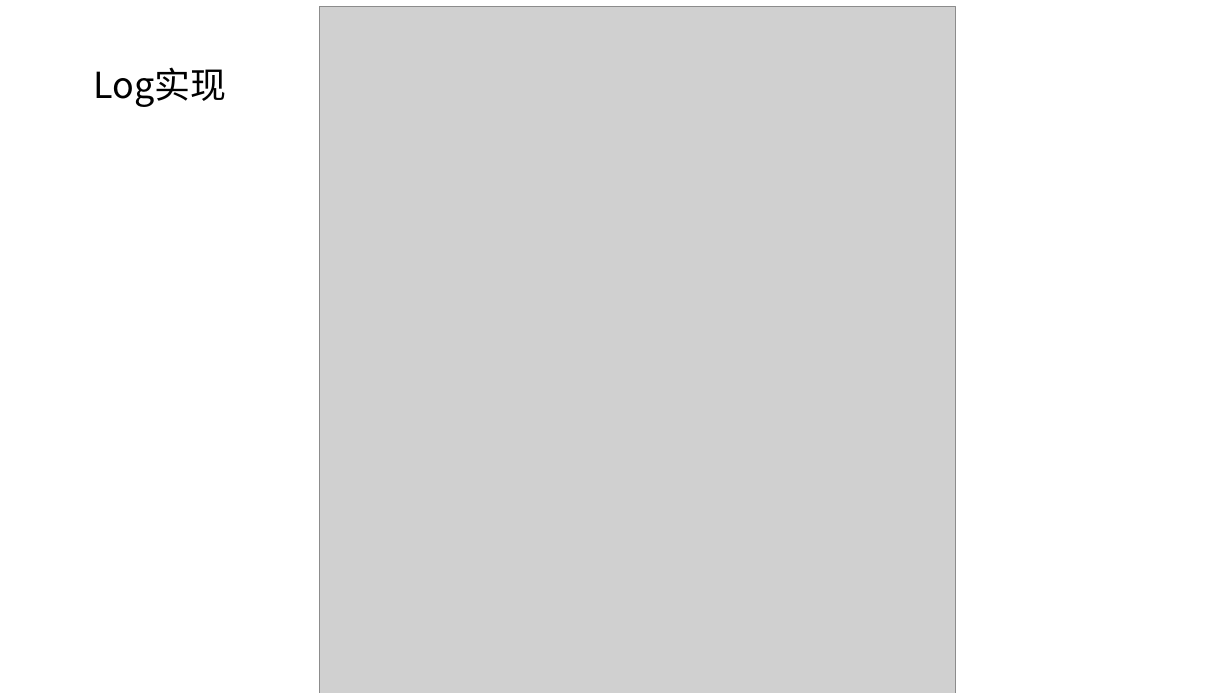
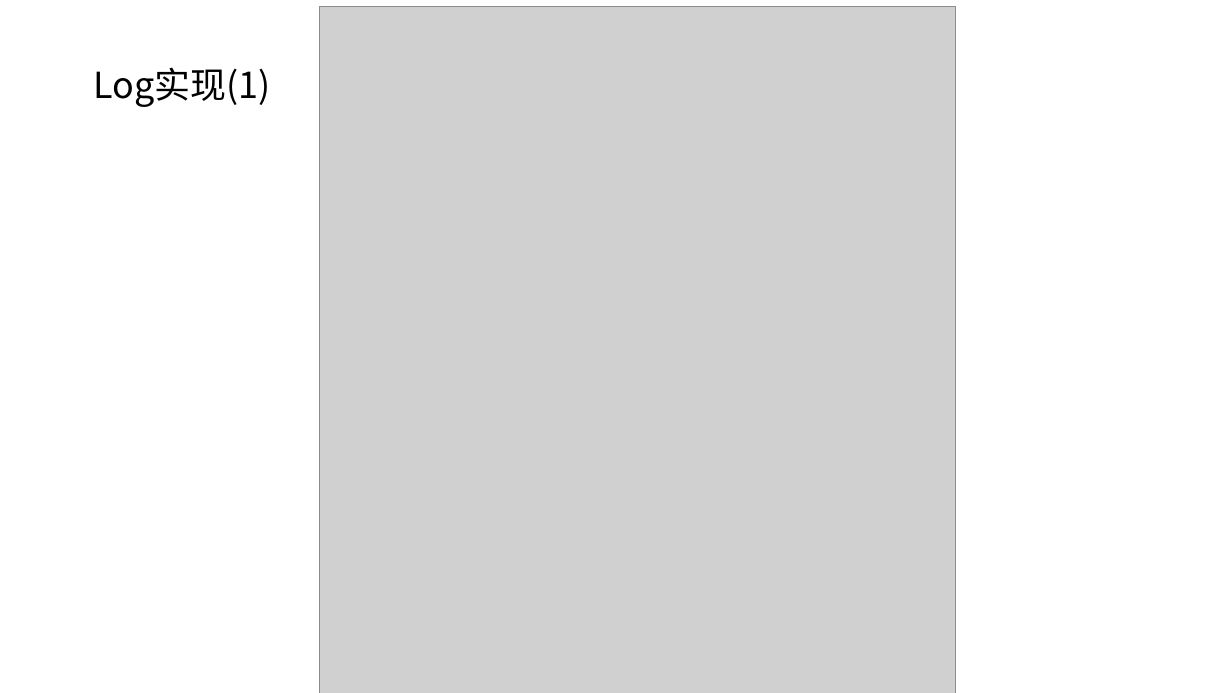
Before and after one commit to qicen/jw, a slide deck: slide 10 of log.pptx (slide 9 before the commit). Drawn at 1232x693 pixels with LibreOffice and Linux fonts; fonts in the diff are those of the drawing; grey boxes stand for pictures. Boxes give left, top, right and bottom in pixels: in the first picture for what was removed or moved away, otherwise in the second. Text is boxed around its words. In the diff, an @@ line names an element or a change of style, - is before the commit and + after.

```diff
--- a/log.pptx
+++ b/log.pptx
@@ text at [94,67,271,107]: text changed @@
-Log实现
+Log实现(1)
```
Also in this commit, not shown: 8 other slides changed, 5 slides added, 1 slide removed.
